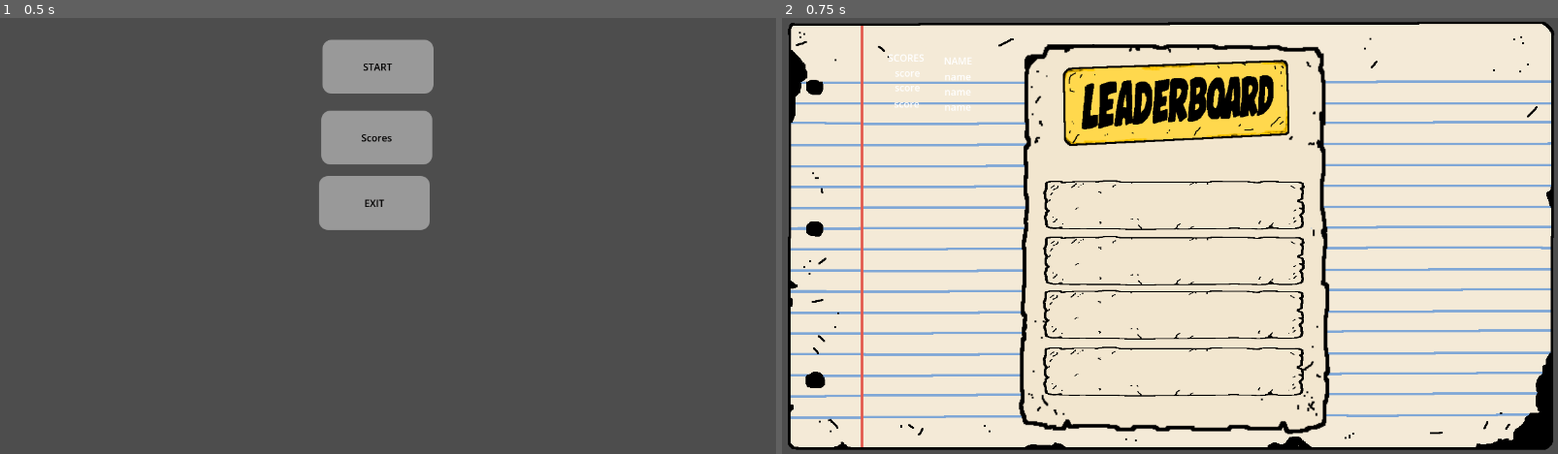
Above: before the commit, frames 1-2 (left to right).
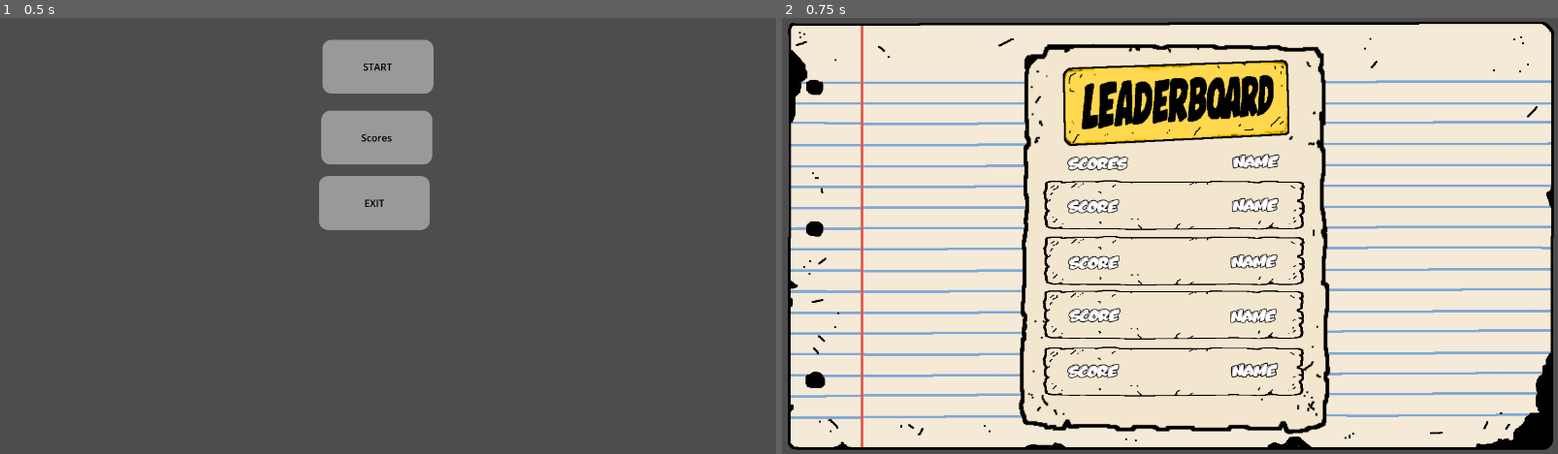
Above: after the commit, the same moments.

Repository: Jsalazar68/3390_project3
Game: Godot game, scene res://scenes/main_menu/Menu.tscn
The game is run twice, just before and just after one commit, with the same random seed, the same clock (stepped at 60 frames per second) and the same inputs.
Inputs:
- Up to frame 1 (0.5 s): no input
- Up to frame 2 (0.75 s): click "Scores" at 0.5 s

Frame 1 is identical in both runs. In frame 2, 1.9% of the frame differs, in the area x 13-65%, y 8-83%.
Error in both runs: Trying to assign value of type 'Nil' to a variable of type 'Array'. (res://scripts/gameplay/Network.gd:51)

Commit message:
finished leaderboard

Diff:
--- a/scenes/game/Score.tscn
+++ b/scenes/game/Score.tscn
@@ -5,6 +5,67 @@
 [ext_resource type="Texture2D" uid="uid://bvs8fw34mpb8x" path="res://assets/sprites/card.png" id="3_64aje"]
 [ext_resource type="Texture2D" uid="uid://cxhbhpplnmk7t" path="res://assets/sprites/leaderbaordTag.png" id="4_bjsmf"]
 [ext_resource type="Texture2D" uid="uid://ctwfj8lyxfbys" path="res://assets/sprites/nameHolders.png" id="5_64aje"]
+[ext_resource type="FontFile" uid="uid://critqjbdcfn48" path="res://assets/fonts/Oups.otf" id="6_bjsmf"]
+
+[sub_resource type="LabelSettings" id="LabelSettings_5dsmn"]
+font = ExtResource("6_bjsmf")
+font_size = 30
+outline_size = 5
+outline_color = Color(0, 0, 0, 1)
+
+[sub_resource type="LabelSettings" id="LabelSettings_b7oba"]
+font = ExtResource("6_bjsmf")
+font_size = 30
+outline_size = 5
+outline_color = Color(0, 0, 0, 1)
+
+[sub_resource type="LabelSettings" id="LabelSettings_aisiv"]
+font = ExtResource("6_bjsmf")
+font_size = 30
+outline_size = 5
+outline_color = Color(0, 0, 0, 1)
+
+[sub_resource type="LabelSettings" id="LabelSettings_751iy"]
+font = ExtResource("6_bjsmf")
+font_size = 30
+outline_size = 5
+outline_color = Color(0, 0, 0, 1)
+
+[sub_resource type="LabelSettings" id="LabelSettings_i7gm0"]
+font = ExtResource("6_bjsmf")
+font_size = 30
+outline_size = 5
+outline_color = Color(0, 0, 0, 1)
+
+[sub_resource type="LabelSettings" id="LabelSettings_adcm0"]
+font = ExtResource("6_bjsmf")
+font_size = 30
+outline_size = 5
+outline_color = Color(0, 0, 0, 1)
+
+[sub_resource type="LabelSettings" id="LabelSettings_wo58d"]
+font = ExtResource("6_bjsmf")
+font_size = 30
+outline_size = 5
+outline_color = Color(0, 0, 0, 1)
+
+[sub_resource type="LabelSettings" id="LabelSettings_s733y"]
+font = ExtResource("6_bjsmf")
+font_size = 30
+outline_size = 5
+outline_color = Color(0, 0, 0, 1)
+
+[sub_resource type="LabelSettings" id="LabelSettings_1w3iy"]
+font = ExtResource("6_bjsmf")
+font_size = 30
+outline_size = 5
+outline_color = Color(0, 0, 0, 1)
+
+[sub_resource type="LabelSettings" id="LabelSettings_6rmkx"]
+font = ExtResource("6_bjsmf")
+font_size = 30
+outline_size = 6
+outline_color = Color(0, 0, 0, 1)
 
 [node name="Score" type="Node2D" unique_id=98304812]
 script = ExtResource("1_5hcfu")
@@ -48,63 +109,87 @@
 texture = ExtResource("5_64aje")
 
 [node name="Scores" type="Label" parent="." unique_id=1419231091]
-offset_left = 175.0
-offset_top = 54.0
-offset_right = 236.0
-offset_bottom = 93.0
+offset_left = 472.0
+offset_top = 222.0
+offset_right = 568.0
+offset_bottom = 258.0
 text = "SCORES"
+label_settings = SubResource("LabelSettings_5dsmn")
 
 [node name="score_1" type="Label" parent="Scores" unique_id=1158604852]
 layout_mode = 0
-offset_left = 11.0
-offset_top = 25.0
-offset_right = 67.0
-offset_bottom = 48.0
+offset_top = 71.0
+offset_right = 80.0
+offset_bottom = 107.0
 text = "score"
+label_settings = SubResource("LabelSettings_b7oba")
 
 [node name="score_2" type="Label" parent="Scores" unique_id=1665754818]
 layout_mode = 0
-offset_left = 11.0
-offset_top = 49.0
-offset_right = 66.0
-offset_bottom = 72.0
+offset_left = 1.0
+offset_top = 164.0
+offset_right = 81.0
+offset_bottom = 200.0
 text = "score"
+label_settings = SubResource("LabelSettings_aisiv")
 
 [node name="score_3" type="Label" parent="Scores" unique_id=1936624597]
 layout_mode = 0
-offset_left = 10.0
-offset_top = 76.0
-offset_right = 52.0
-offset_bottom = 99.0
+offset_left = 2.0
+offset_top = 251.0
+offset_right = 82.0
+offset_bottom = 287.0
 text = "score"
+label_settings = SubResource("LabelSettings_751iy")
+
+[node name="score_4" type="Label" parent="Scores" unique_id=1577426740]
+layout_mode = 0
+offset_top = 343.0
+offset_right = 80.0
+offset_bottom = 379.0
+text = "score"
+label_settings = SubResource("LabelSettings_i7gm0")
 
 [node name="Name" type="Label" parent="." unique_id=1104552520]
-offset_left = 267.0
-offset_top = 59.0
-offset_right = 314.0
-offset_bottom = 82.0
+offset_left = 744.0
+offset_top = 219.0
+offset_right = 816.0
+offset_bottom = 255.0
 text = "NAME"
+label_settings = SubResource("LabelSettings_adcm0")
 
 [node name="name_1" type="Label" parent="Name" unique_id=1893726408]
 layout_mode = 0
-offset_left = 1.0
-offset_top = 26.0
-offset_right = 59.0
-offset_bottom = 49.0
+offset_left = -1.0
+offset_top = 72.0
+offset_right = 71.0
+offset_bottom = 108.0
 text = "name"
+label_settings = SubResource("LabelSettings_wo58d")
 
 [node name="name_2" type="Label" parent="Name" unique_id=1765146583]
 layout_mode = 0
-offset_left = 1.0
-offset_top = 51.0
-offset_right = 59.0
-offset_bottom = 74.0
+offset_left = -3.0
+offset_top = 165.0
+offset_right = 69.0
+offset_bottom = 201.0
 text = "name"
+label_settings = SubResource("LabelSettings_s733y")
 
 [node name="name_3" type="Label" parent="Name" unique_id=1772707714]
 layout_mode = 0
-offset_left = 1.0
-offset_top = 76.0
-offset_right = 45.0
-offset_bottom = 99.0
+offset_left = -4.0
+offset_top = 255.0
+offset_right = 68.0
+offset_bottom = 291.0
 text = "name"
+label_settings = SubResource("LabelSettings_1w3iy")
+
+[node name="name_4" type="Label" parent="Name" unique_id=627308462]
+layout_mode = 0
+offset_left = -2.0
+offset_top = 345.0
+offset_right = 70.0
+offset_bottom = 381.0
+text = "name"
+label_settings = SubResource("LabelSettings_6rmkx")
